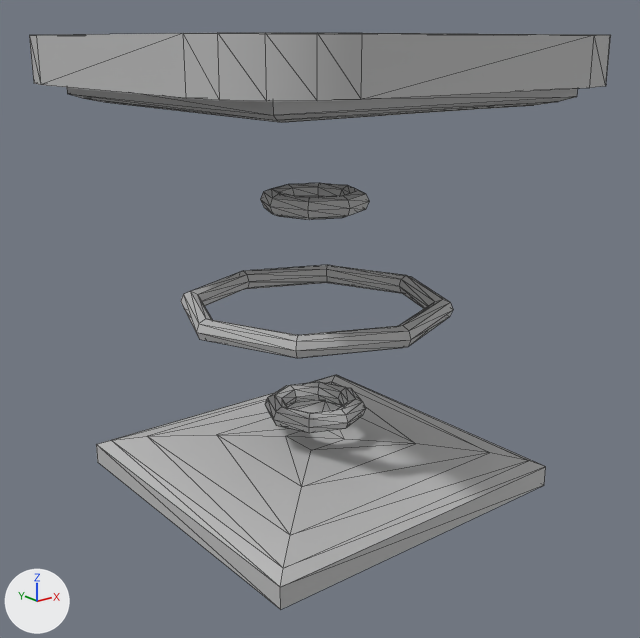
Two versions of the FBX model Stencil_Buffer_Masking_HDRP/Assets/_Developers/Spencer/Meshes/Side_Table.fbx, one commit apart.
The view is the same before and after, from a 50 mm lens placed at (-0.1252, -0.1585, 0.1038), pointed at (-0.0011, -0.0034, 0.0417). The axes (+X, +Y, +Z) are drawn at lower left. The lights are the same throughout. Mesh edges are drawn as thin lines. Where no turn or scale is listed for an object, it has been applied to the vertices.
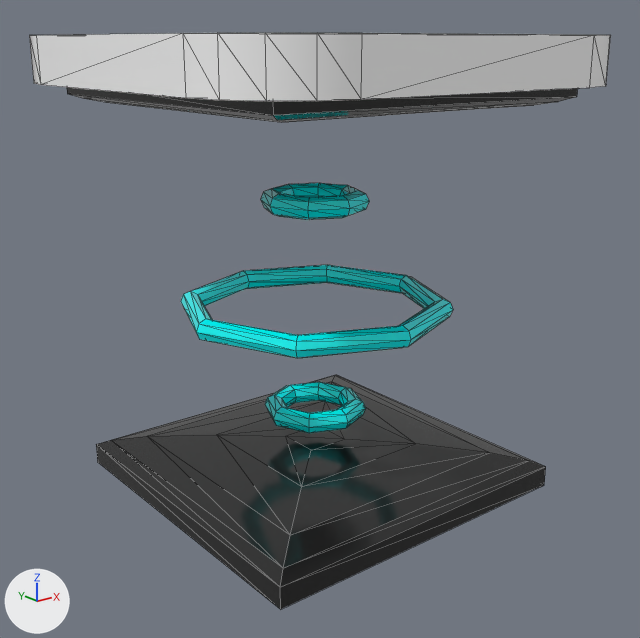
Diff of the bpy script that builds the scene:
```diff
--- a/Stencil_Buffer_Masking_HDRP/Assets/_Developers/Spencer/Meshes/Side_Table.fbx.py
+++ b/Stencil_Buffer_Masking_HDRP/Assets/_Developers/Spencer/Meshes/Side_Table.fbx.py
@@ mat_desk_aistandardsurface3 @@
+mat_desk_aistandardsurface3 = principled_material('Desk:aiStandardSurface3')
+mat_desk_aistandardsurface3.base_color = (0.0, 1.0, 1.0)  # cyan #00ffff
+mat_desk_aistandardsurface3.roughness = 0.1
@@ mat_desk_desk @@
+mat_desk_desk = principled_material('Desk:Desk')
+mat_desk_desk.base_color = (1.0, 1.0, 1.0)  # white #ffffff
+mat_desk_desk.roughness = 0.1
@@ mat_desk_desk_base @@
+mat_desk_desk_base = principled_material('Desk:Desk_Base')
+mat_desk_desk_base.base_color = (0.017, 0.017, 0.017)  # black #232323
+mat_desk_desk_base.roughness = 0.1
@@ me_mesh_004 @@
 me_mesh_004.from_pydata(...)  # 64 vertices, 124 faces; spans x -0.05..0.05, y -0.05..0.05, z -0.0101..0.005
 # used by ob_pcube1; location = (0.0, 0.0, 0.1)
+# me_mesh_004 part 1: all 82 faces centred in x -0.05..0.05, y -0.05..0.05, z -0.005..0.005 switch from mat_lambert1 (grey #bcbcbc) to mat_desk_desk (white #ffffff)
+# me_mesh_004 part 2: all 42 faces centred in x -0.04..0.04, y -0.04..0.04, z -0.0101..-0.0059 switch from mat_lambert1 (grey #bcbcbc) to mat_desk_desk_base (black #232323)
@@ me_mesh @@
 me_mesh.from_pydata(...)  # 64 vertices, 128 faces; spans x -0.0125..0.0125, y -0.0125..0.0125, z -0.0025..0.0025
-me_mesh.materials.append(mat_lambert1)  # grey #bcbcbc
+me_mesh.materials.append(mat_desk_aistandardsurface3)  # cyan #00ffff
@@ me_mesh_002 @@
 me_mesh_002.from_pydata(...)  # 64 vertices, 128 faces; spans x -0.0325..0.0325, y -0.0325..0.0325, z -0.0025..0.0025
-me_mesh_002.materials.append(mat_lambert1)  # grey #bcbcbc
+me_mesh_002.materials.append(mat_desk_aistandardsurface3)  # cyan #00ffff
@@ me_mesh_001 @@
 me_mesh_001.from_pydata(...)  # 64 vertices, 128 faces; spans x -0.0125..0.0125, y -0.0125..0.0125, z -0.0025..0.0025
-me_mesh_001.materials.append(mat_lambert1)  # grey #bcbcbc
+me_mesh_001.materials.append(mat_desk_aistandardsurface3)  # cyan #00ffff
@@ me_mesh_003 @@
 me_mesh_003.from_pydata(...)  # 24 vertices, 44 faces; spans x -0.04..0.04, y -0.04..0.04, z -0.0025..0.0073
-me_mesh_003.materials.append(mat_lambert1)  # grey #bcbcbc
+me_mesh_003.materials.append(mat_desk_desk_base)  # black #232323
```

Where the change shows, as pixel boxes [x1, y1, x2, y2] in the pictures (640 x 638 px):
'pCube2', recoloured (grey to black)
    both: [96, 375, 546, 609]
'pTorus1', recoloured (grey to cyan)
    both: [181, 265, 453, 358]
'pTorus2', recoloured (grey to cyan)
    both: [265, 382, 366, 433]
'pTorus3', recoloured (grey to cyan)
    both: [260, 183, 369, 220]
part 1 of me_mesh_004, recoloured
    both: [29, 33, 611, 101]
part 2 of me_mesh_004, recoloured (grey to black)
    both: [67, 87, 577, 123]
